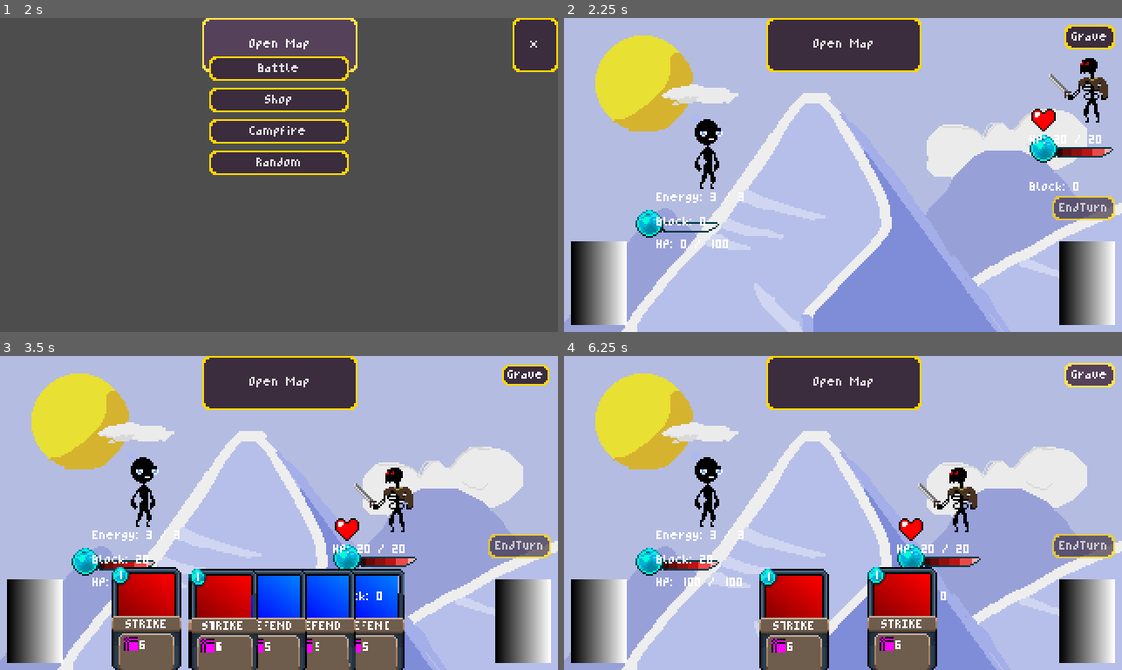
Above: before the commit, frames 1-4 (two rows, left to right).
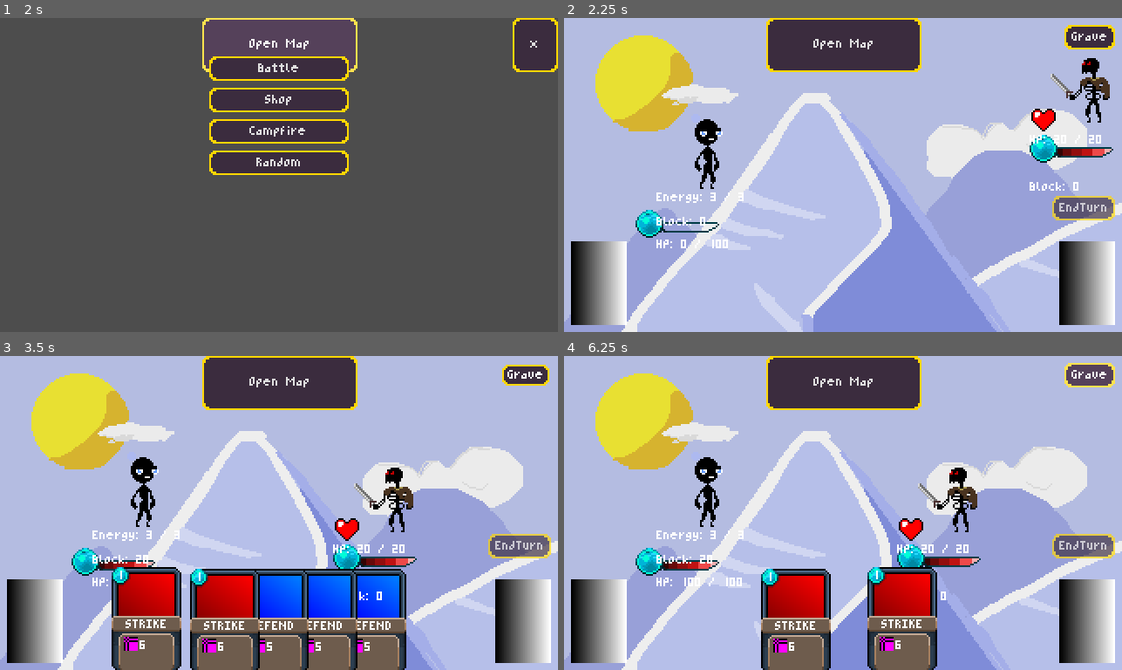
Above: after the commit, the same moments.

Repository: Morph1s/Psychopompos
Game: Godot game, scene res://scenes/main.tscn
The game is run twice, just before and just after one commit, with the same random seed, the same clock (stepped at 60 frames per second) and the same inputs.
Inputs:
- Up to frame 1 (2 s): click "START RUN" at 0.5 s; click "Open Map" at 1.25 s
- Up to frame 2 (2.25 s): click "Battle" at 2 s
- Up to frame 3 (3.5 s): click "Grave" at 2.75 s
- Up to frame 4 (6.25 s): click "Open Map" at 3.5 s; click "Shop" at 4.25 s; click "EndTurn" at 5 s; click "Grave" at 5.75 s

Frame 1 is identical in both runs. In frame 2, 0.4% of the frame differs, in the area x 86-98%, y 12-34%; in frame 3, 2.0%, in the area x 33-73%, y 67-100%; in frame 4, 1.1%.

Commit message:
fix: removed artefacts when tweening the position of cards

Diff:
--- a/project.godot
+++ b/project.godot
@@ -56,3 +56,5 @@
 [rendering]
 
 textures/canvas_textures/default_texture_filter=0
+2d/snap/snap_2d_transforms_to_pixel=true
+2d/snap/snap_2d_vertices_to_pixel=true
--- a/scripts/card/card.gd
+++ b/scripts/card/card.gd
@@ -115,7 +115,7 @@
 
 func _set_description(icon: Texture, text: String, index: int) -> void:
 	if 2 < index:
-		push_error("to many desctiptions in card: ", card_type.card_name)
+		push_error("too many descriptions for card: ", card_type.card_name)
 		return
 
 	if icon:
